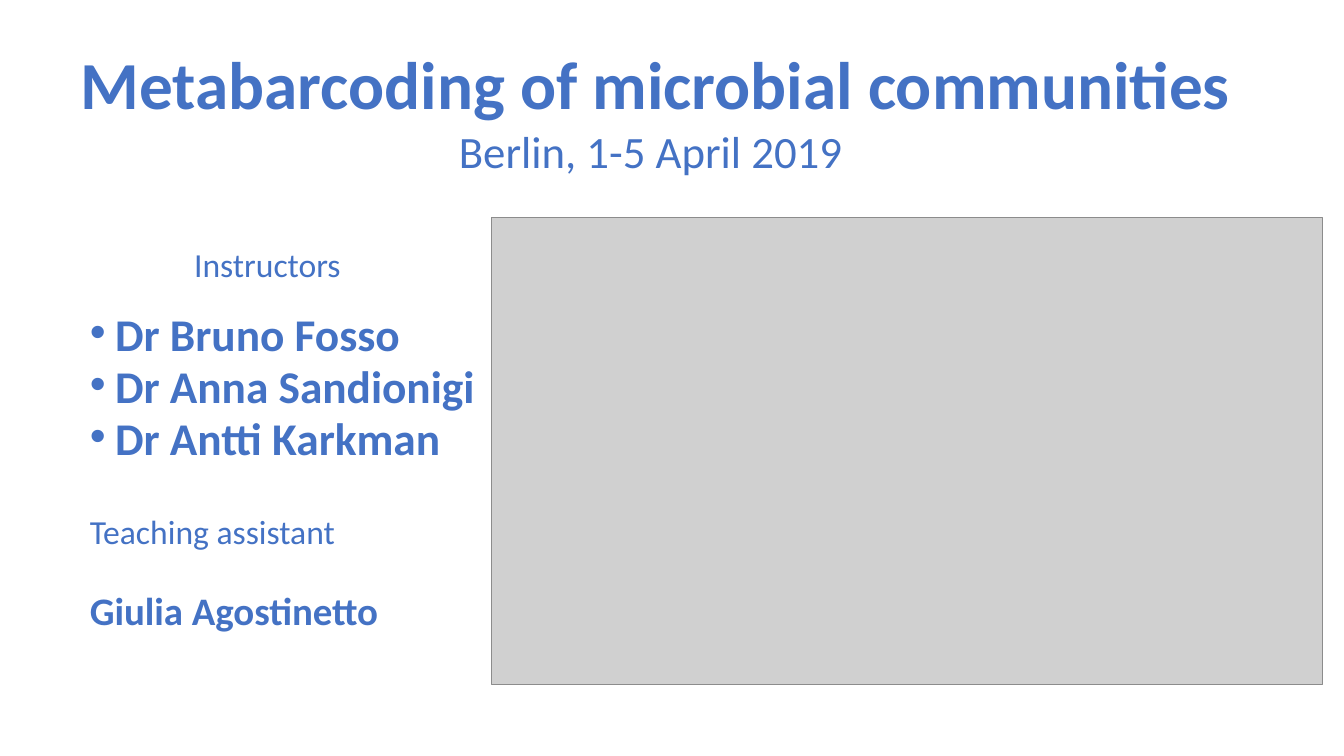
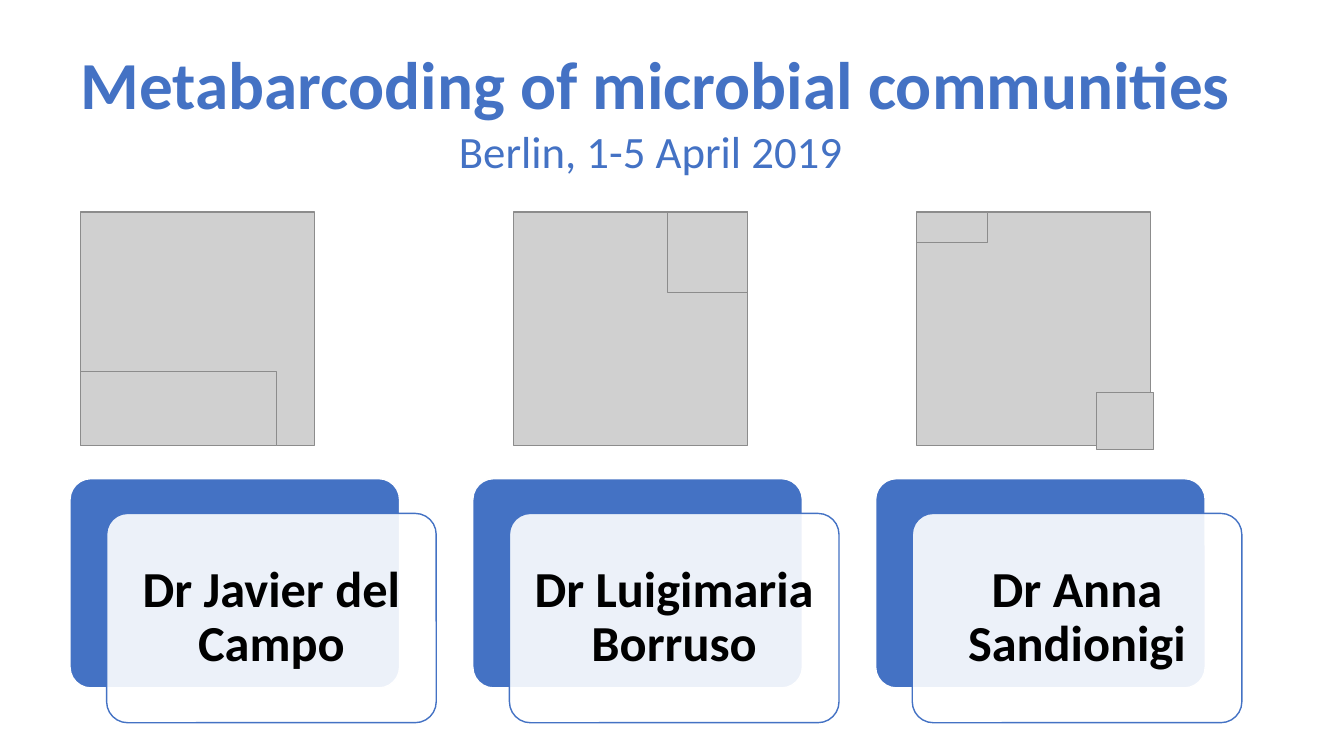
Before and after one commit to quantiaconsulting/amplicon_metagenomics, a slide deck: slide 3 of Welcome.pptx. Drawn at 1344x756 pixels with LibreOffice and Linux fonts; fonts in the diff are those of the drawing; grey boxes stand for pictures. Boxes give left, top, right and bottom in pixels: in the first picture for what was removed or moved away, otherwise in the second. Text is boxed around its words. In the diff, an @@ line names an element or a change of style, - is before the commit and + after.

```diff
--- a/Welcome.pptx
+++ b/Welcome.pptx
@@ picture added at <box>81,212,315,446</box> @@
@@ picture removed at <box>492,217,1323,684</box> @@
@@ picture added at <box>514,212,748,446</box> @@
@@ picture added at <box>667,212,748,292</box> @@
@@ picture added at <box>918,212,1151,446</box> @@
@@ picture added at <box>918,212,988,243</box> @@
@@ text removed at <box>194,255,340,278</box> @@
-Instructors
@@ text removed at <box>90,321,475,632</box> @@
-• Dr Bruno Fosso
-• Dr Anna Sandionigi
-• Dr Antti Karkman
-Teaching assistant
-Giulia Agostinetto
@@ picture added at <box>81,371,277,446</box> @@
@@ picture added at <box>1097,392,1154,450</box> @@
@@ group added at <box>70,479,1242,723</box>: 6 rounded rectangles, 3 texts @@
+Dr Javier del Campo
+Dr Luigimaria Borruso
+Dr Anna Sandionigi
```
Also in this commit, not shown: 4 other files.
